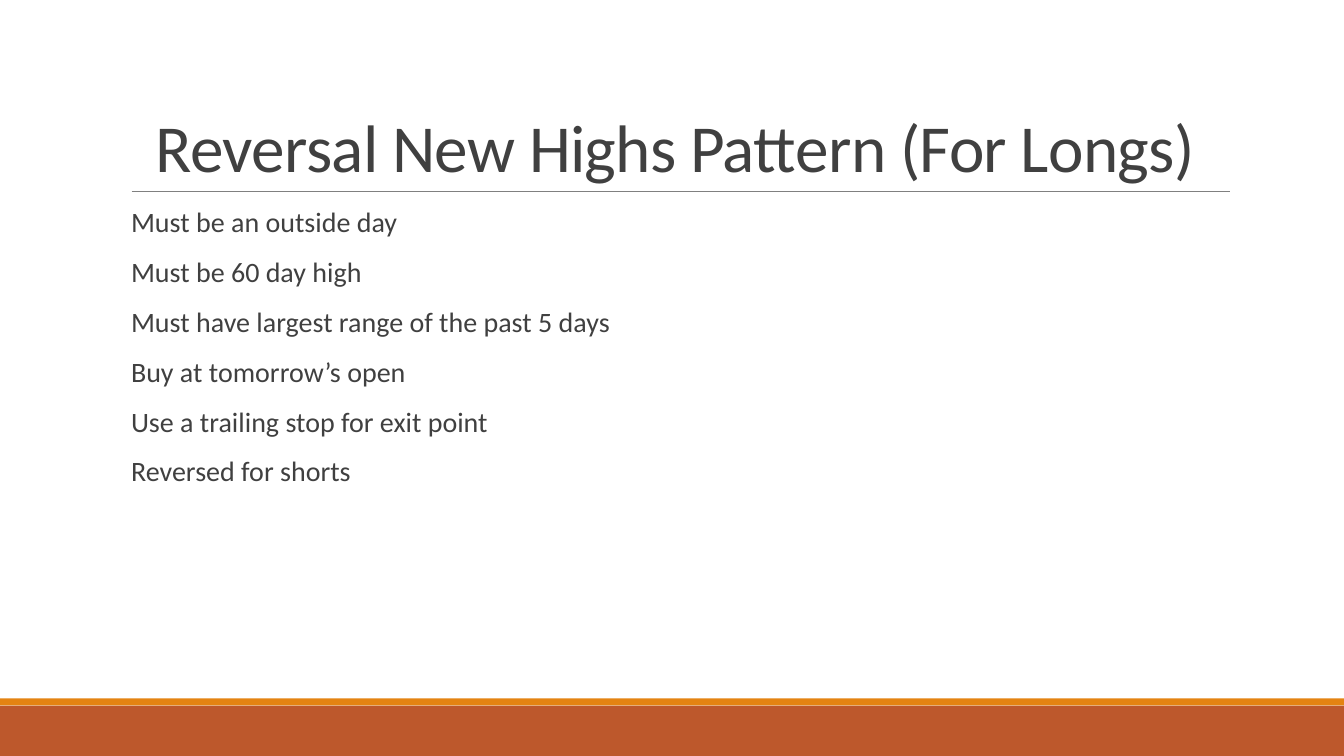
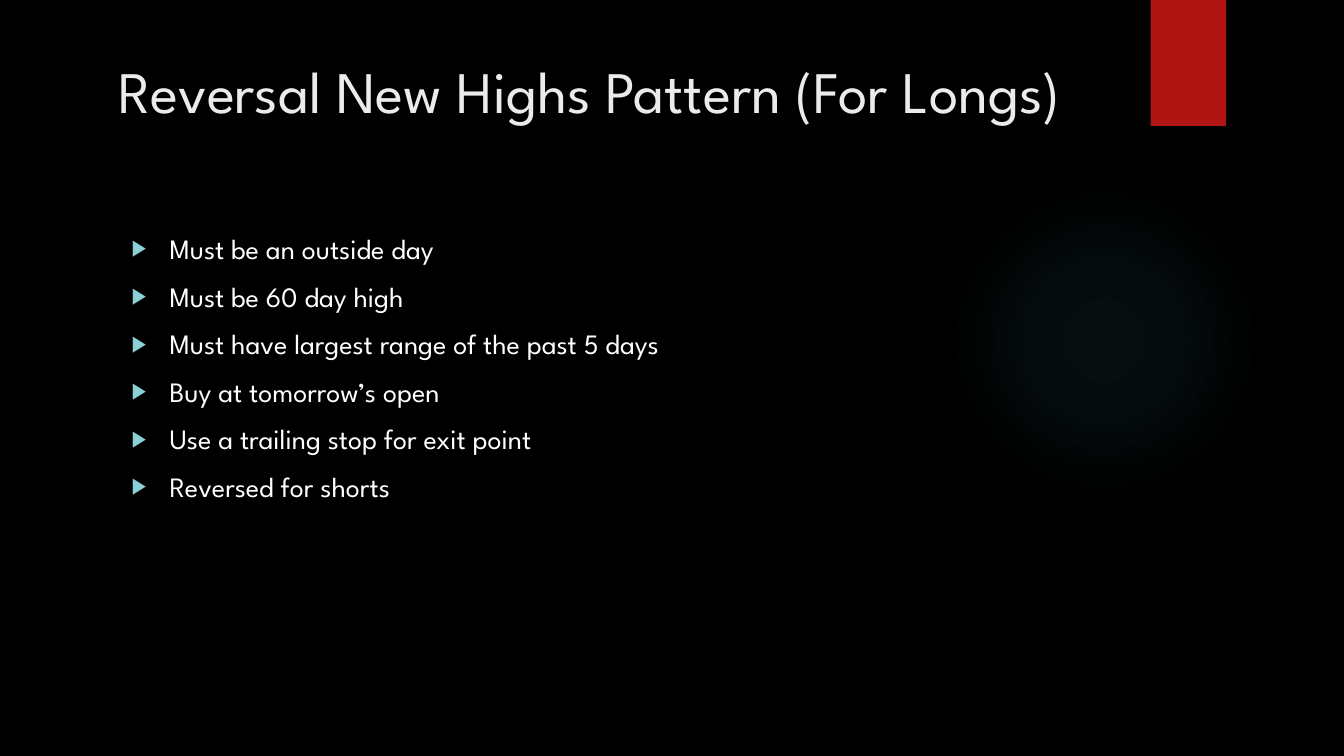
Before and after one commit to mchowdhury91/MAC286Stocks, a slide deck: slide 2 of Reversal New Highs.pptx. Drawn at 1344x756 pixels with LibreOffice and Linux fonts; fonts in the diff are those of the drawing; background and template pictures are left out. Boxes give left, top, right and bottom in pixels: in the first picture for what was removed or moved away, otherwise in the second. Text is boxed around its words. In the diff, an @@ line names an element or a change of style, - is before the commit and + after.

Commit message:
Final version

```diff
--- a/Reversal New Highs.pptx
+++ b/Reversal New Highs.pptx
@@ background #FFFFFF to picture (left out) @@
@@ rectangle added at bbox=[1150, 0, 1226, 126], fill #B01513 @@
@@ title "Reversal New Highs Pattern (For ...": place and size @@
-title "Reversal New Highs Pattern (For ..." at bbox=[156, 123, 1195, 184]
+title "Reversal New Highs Pattern (For ..." at bbox=[118, 72, 1061, 126]
@@ title "Reversal New Highs Pattern (For ..." at bbox=[118, 72, 1061, 126]: size 48 to 42 pt, font Calibri to League Spartan, text colour #404040 to #EBEBEB, letter spacing -0.5 to 0 pt; line spacing 0.85 to 1; vertical alignment bottom to top @@
@@ line removed from (132, 192) to (1231, 192) @@
@@ ellipse added at bbox=[949, 185, 1259, 495], fill gradient #50B9C1 @@
@@ text "Must be an outside day": place and size @@
-text "Must be an outside day" at bbox=[131, 212, 610, 481]
+text "Must be an outside day" at bbox=[170, 239, 658, 498]
@@ text "Must be an outside day" at bbox=[170, 239, 658, 498]: font Calibri to League Spartan, text colour #404040 to #FFFFFF; bullet   to ▶; line spacing 0.9 to 1; less space between paragraphs; bullet colour #E48312 to #8AD0D6 @@
@@ rectangle removed at bbox=[0, 706, 1344, 756] @@
@@ rectangle removed at bbox=[0, 699, 1344, 706] @@
```
Also in this commit, not shown: 8 other slides changed.
